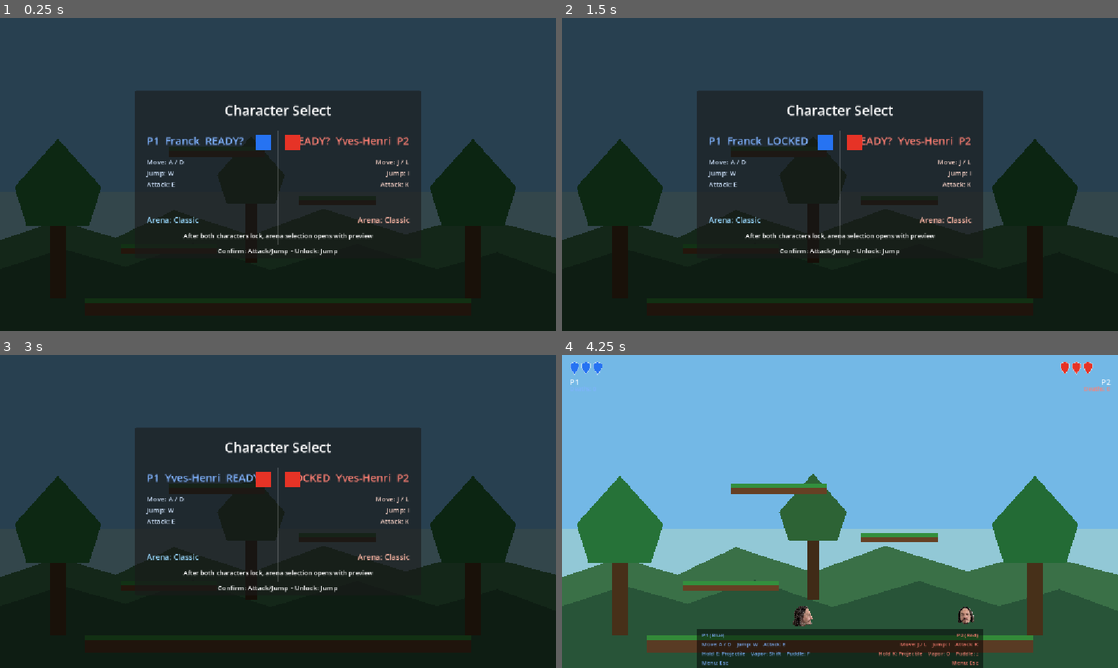
Above: before the commit, frames 1-4 (two rows, left to right).
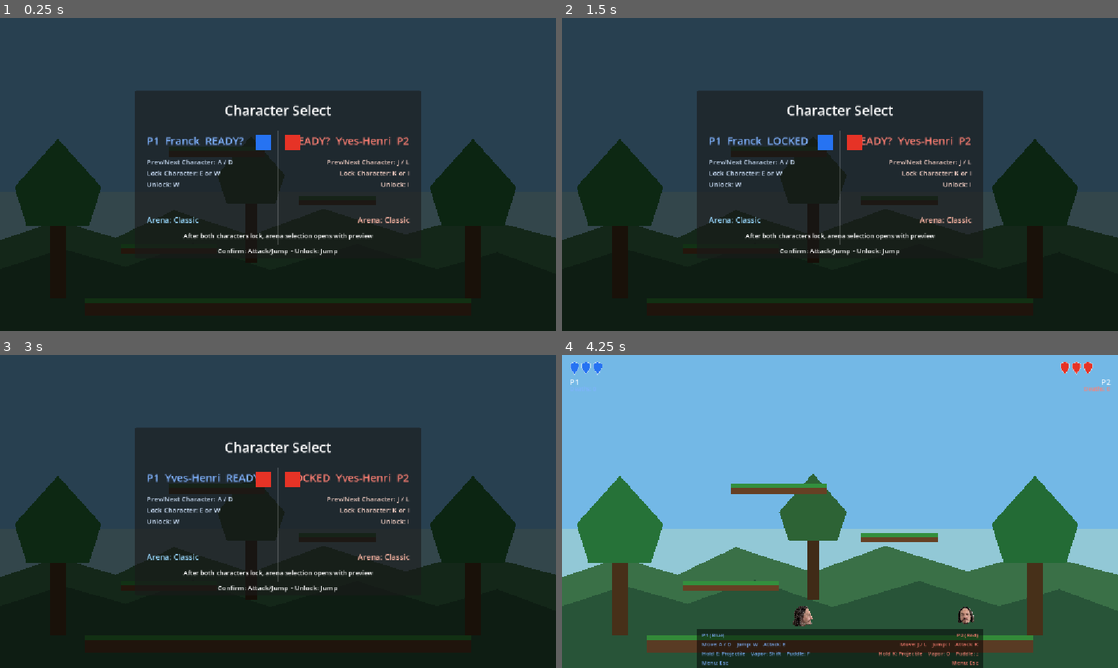
Above: after the commit, the same moments.

Repository: yhovart/smash-hero-rockit
Game: Godot game, scene res://main.tscn
The game is run twice, just before and just after one commit, with the same random seed, the same clock (stepped at 60 frames per second) and the same inputs.
Inputs (mouse positions are in pixels of both pictures, inside the frame that each line leads up to):
- Up to frame 1 (0.25 s): no input
- Up to frame 2 (1.5 s): tap Enter at 0.5 s; move the mouse to (962, 158) at 0.52 s; hold D (p1_right) from 0.53 s (still down); tap E (p1_attack) at 0.6 s; click (962, 158) at 0.67 s; tap W (p1_jump) at 0.77 s; tap Space at 1.25 s; move the mouse to (728, 190) at 1.27 s; tap F (p1_puddle) at 1.35 s
- Up to frame 3 (3 s): tap W (p1_jump) at 1.52 s; tap Enter at 2 s; move the mouse to (333, 442) at 2.02 s; release D (p1_right) at 2.03 s; hold A (p1_left) 2.03-2.78 s; tap Shift (p1_vapor) at 2.1 s; tap Space at 2.75 s; move the mouse to (250, 574) at 2.77 s; hold D (p1_right) from 2.78 s (still down); tap K (p2_attack) at 2.85 s; click (250, 574) at 2.92 s
- Up to frame 4 (4.25 s): keep holding D (p1_right); tap W (p1_jump) at 3.02, 3.77 s; tap Enter at 3.5 s; move the mouse to (1006, 558) at 3.52 s; tap J (p2_left) at 3.6 s

The runs differ from the first frame. In frame 1, 0.6% of the frame differs, in the area x 26-74%, y 45-54%; in frame 2, 0.6%; in frame 3, 0.6%; in frame 4, nothing differs.

Commit message:
main menu legend

Diff:
--- a/main.gd
+++ b/main.gd
@@ -354,8 +354,8 @@
 		p2_swatch.visible = false
 		p1_arena_label.text = "Arena: %s" % ARENA_NAMES[arena_select_index]
 		p2_arena_label.text = "Shared Select"
-		p1_controls.text = "Arena: A / D\nStart: E or W\nBack: Shift"
-		p2_controls.text = "Arena: J / L\nStart: K or I\nBack: O"
+		p1_controls.text = "Prev/Next Arena: A / D\nConfirm Arena: E or W\nBack: Shift"
+		p2_controls.text = "Prev/Next Arena: J / L\nConfirm Arena: K or I\nBack: O"
 		arena_hint.text = "Both players can change the same arena value"
 		menu_hint.text = "Confirm: Attack/Jump • Back: Vapor"
 		arena_preview_title.visible = true
@@ -373,8 +373,8 @@
 	p2_swatch.color = CHARACTER_COLORS[p2_character_index]
 	p1_arena_label.text = "Arena: %s" % ARENA_NAMES[arena_select_index]
 	p2_arena_label.text = "Arena: %s" % ARENA_NAMES[arena_select_index]
-	p1_controls.text = "Move: A / D\nJump: W\nAttack: E"
-	p2_controls.text = "Move: J / L\nJump: I\nAttack: K"
+	p1_controls.text = "Prev/Next Character: A / D\nLock Character: E or W\nUnlock: W"
+	p2_controls.text = "Prev/Next Character: J / L\nLock Character: K or I\nUnlock: I"
 	arena_hint.text = "After both characters lock, arena selection opens with preview"
 	menu_hint.text = "Confirm: Attack/Jump • Unlock: Jump"
 	arena_preview_title.visible = false
